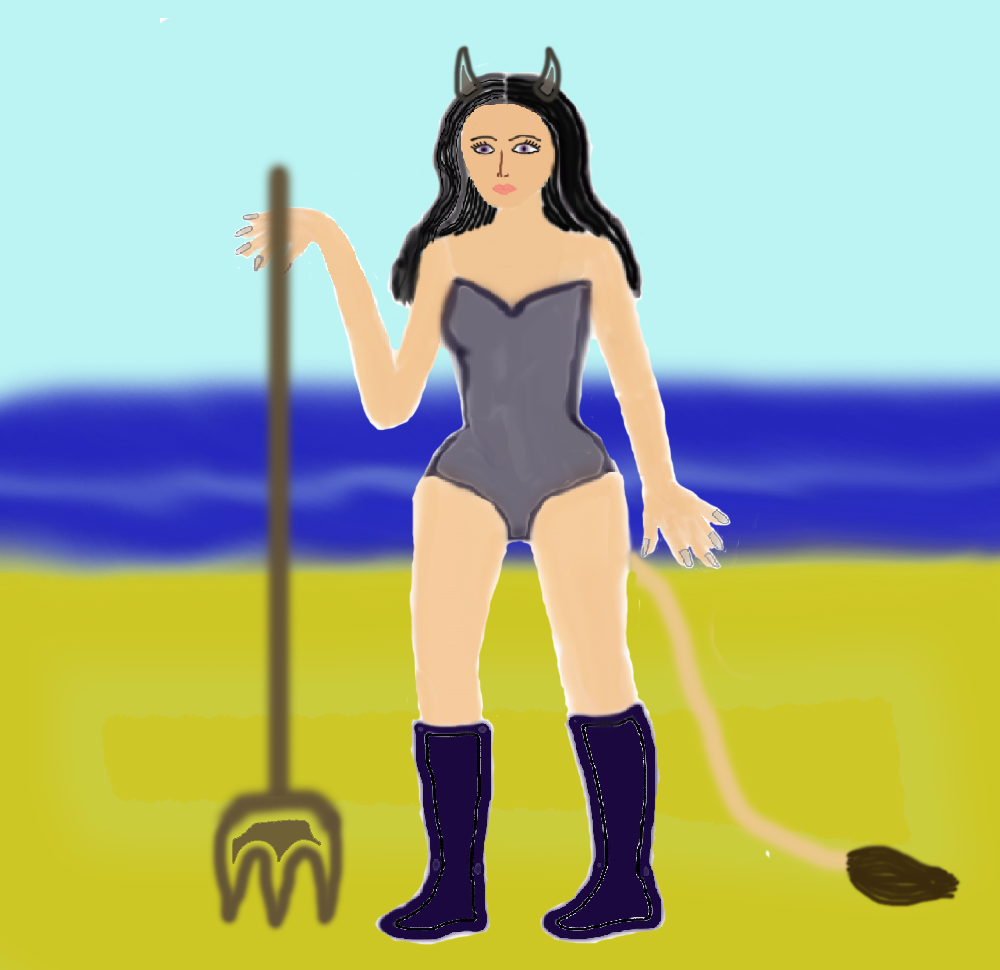
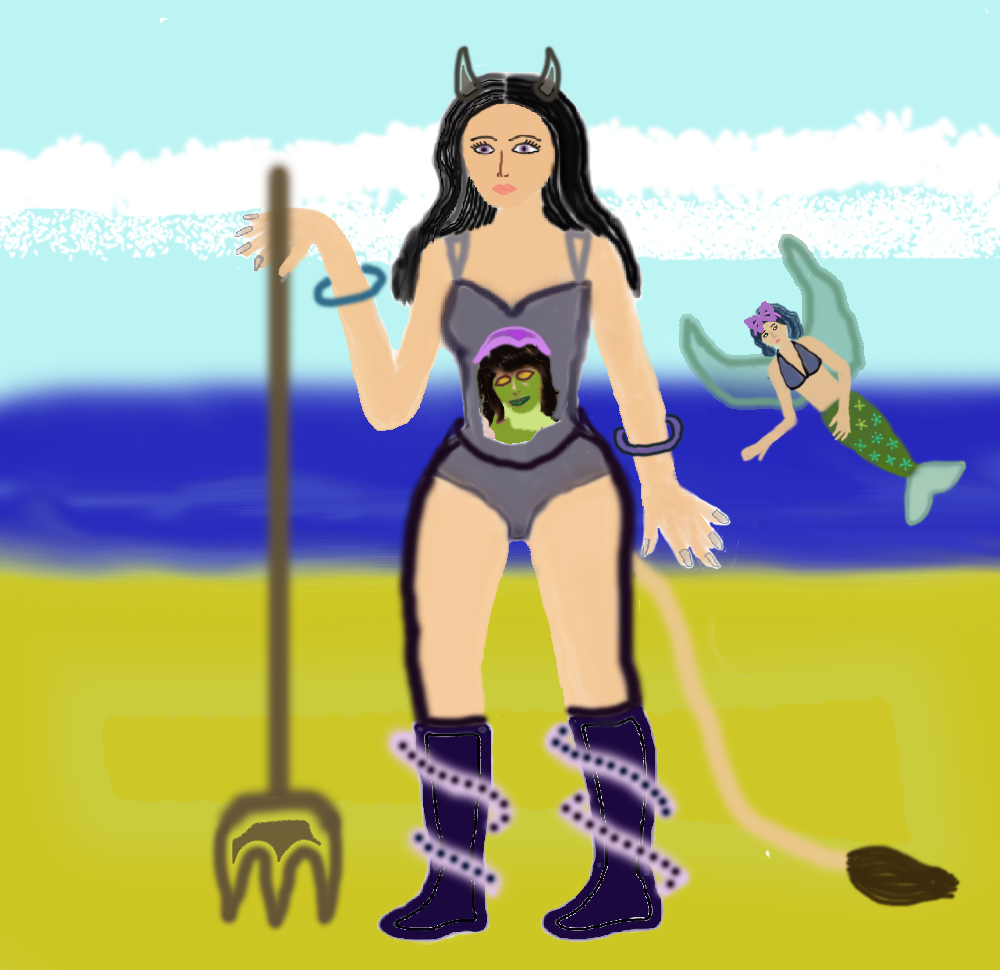
Layer changes from the first 1000x970 image to the second:
added layer "Слой 7" above "Слой 5" over [left=744, top=301, right=777, bottom=333]
added layer "Слой 5" above "Слой 4" over [left=279, top=270, right=914, bottom=472]
added layer "Слой 4" above "Слой 3" over [left=278, top=210, right=969, bottom=529]
painted on "Слой 3" over [left=309, top=7, right=1000, bottom=905]
added layer "Слой 6" above "Слой 2" over [left=469, top=325, right=568, bottom=446]
painted on "Слой 2" over [left=265, top=71, right=866, bottom=945]
painted on "Слой 1" over [left=0, top=100, right=1000, bottom=644]
